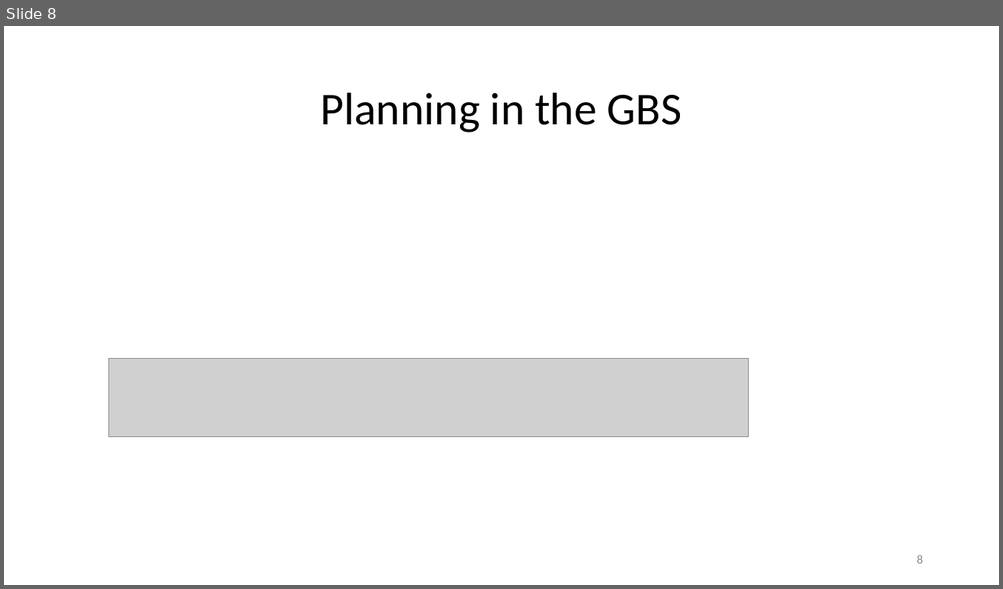
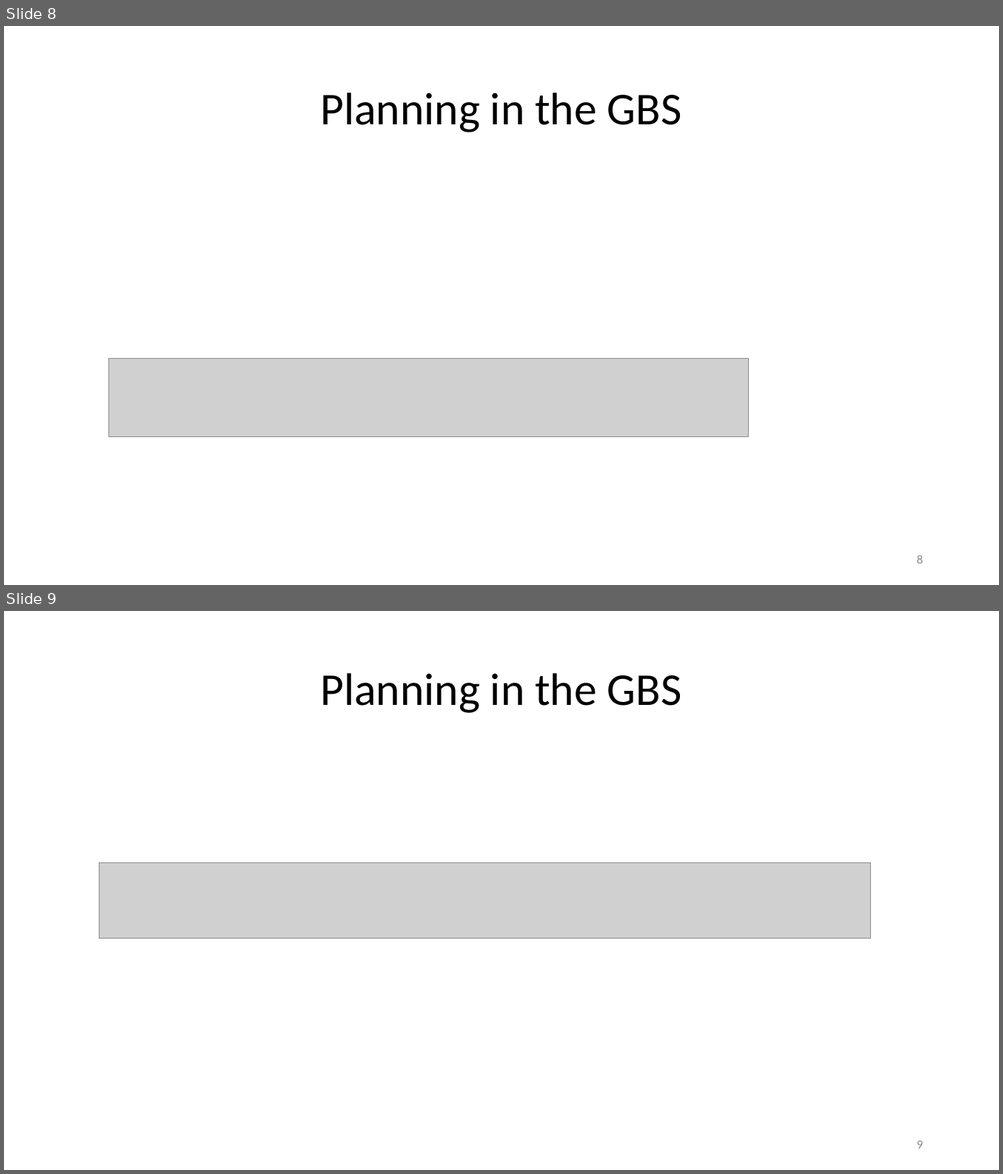
Before and after one commit to AlonSpinner/AutonomousNavigationCourse, a slide deck: project/docs/cbMDP_DAN_backup.pptx. Shown one above the other, each under a label of ours: slide 8 before the commit, slides 8 and 9 after it. The pictures are 1003x589 and 1003x1174 pixels, drawn with LibreOffice and Linux fonts; fonts in the diff are those of the drawing; grey boxes stand for pictures. Boxes give left, top, right and bottom in pixels: in the first picture for what was removed or moved away, otherwise in the second. Text is boxed around its words. In the diff, an @@ line names an element or a change of style, - is before the commit and + after.

```diff
--- a/project/docs/cbMDP_DAN_backup.pptx
+++ b/project/docs/cbMDP_DAN_backup.pptx
@@ slide 9 added at bbox=[4, 611, 999, 1170], background #FFFFFF @@
@@ title added at bbox=[321, 673, 682, 713], 44 pt, text #000000 @@
+Planning in the GBS
@@ picture added at bbox=[99, 863, 871, 939] @@
@@ page number added at bbox=[916, 1141, 922, 1149], 12 pt, text #8C8C8C @@
+9
```
Also in this commit, not shown: 1 slide changed, 2 other slides added.
